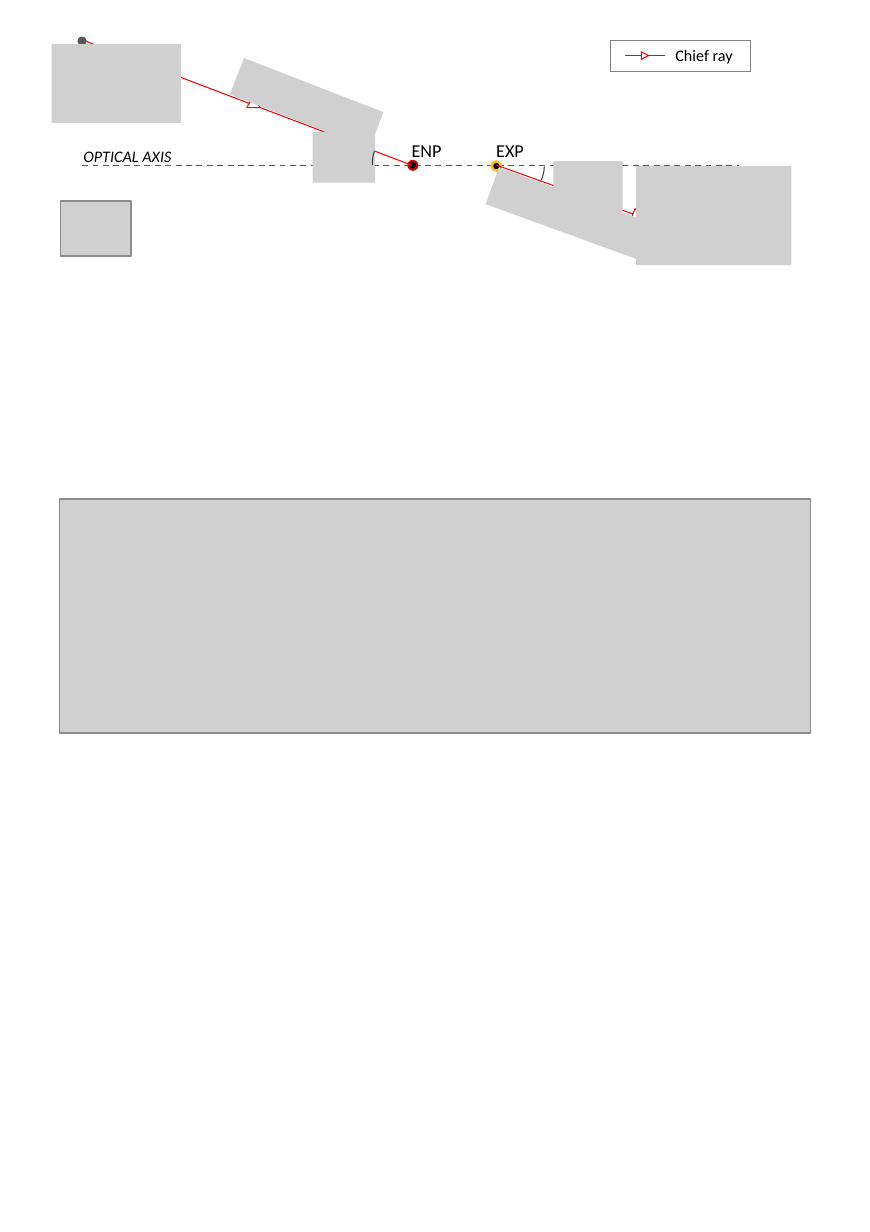
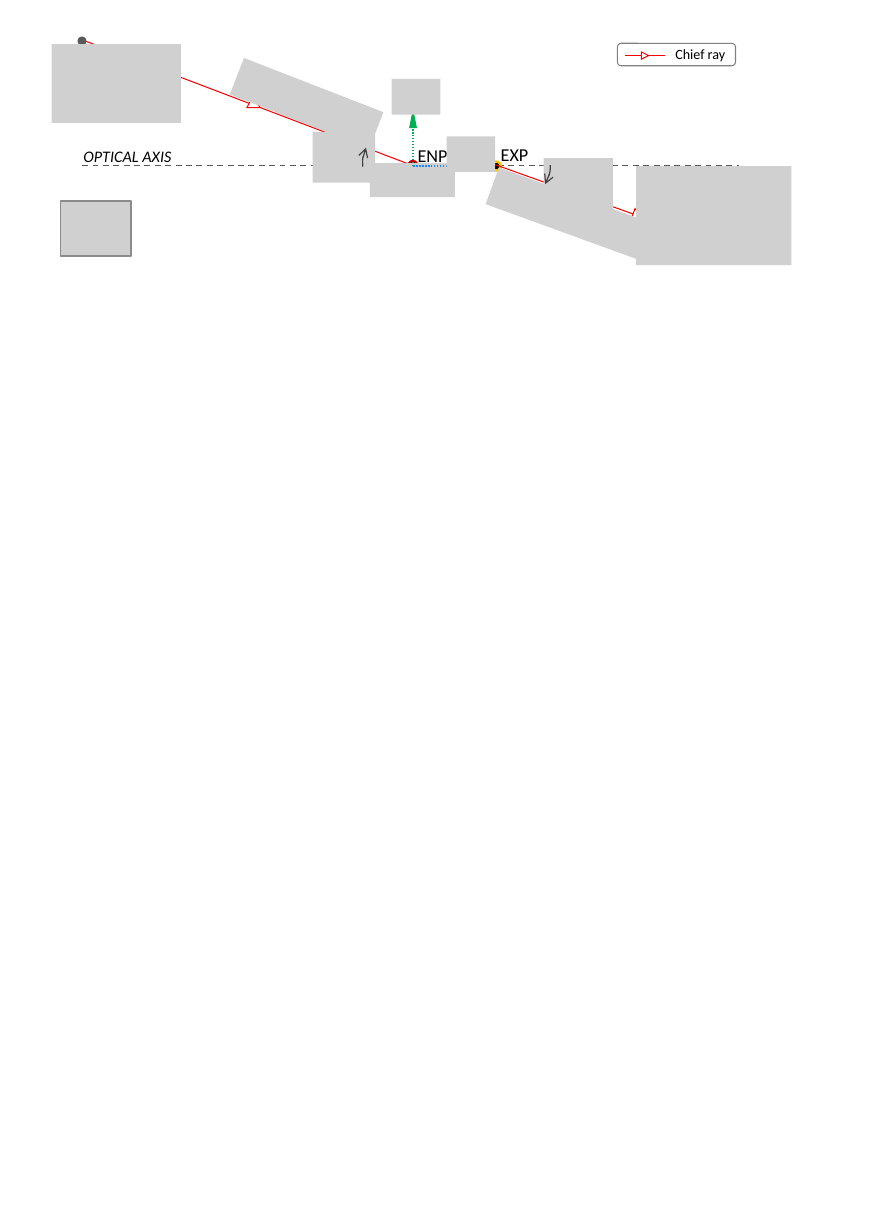
Before and after one commit to indranilsinharoy/phd-artifacts, a slide deck: slide 1 of chapters/chapter03_geometricmodel/figures/figures_PPT.pptx. Drawn at 870x1232 pixels with LibreOffice and Linux fonts; fonts in the diff are those of the drawing; grey boxes stand for pictures. Boxes give left, top, right and bottom in pixels: in the first picture for what was removed or moved away, otherwise in the second. Text is boxed around its words. In the diff, an @@ line names an element or a change of style, - is before the commit and + after.

```diff
--- a/chapters/chapter03_geometricmodel/figures/figures_PPT.pptx
+++ b/chapters/chapter03_geometricmodel/figures/figures_PPT.pptx
@@ rounded rectangle: place and size @@
-rounded rectangle at [610, 41, 751, 71]
+rounded rectangle at [618, 44, 735, 65]
@@ rounded rectangle at [618, 44, 735, 65]: rectangle to rounded rectangle @@
@@ text "Chief ray" at [675, 49, 725, 62]: size 8 to 7 pt @@
@@ group added at [370, 78, 494, 199]: 3 pictures, 2 arrows @@
@@ arc (boxed as its full ellipse) at [362, 128, 434, 199]: outline #404040 0.5 pt to #404040 0.6 pt; proportions changed @@
@@ arc (boxed as its full ellipse): place and size @@
-arc (boxed as its full ellipse) at [373, 128, 444, 199]
+arc (boxed as its full ellipse) at [362, 128, 434, 199]
@@ text "ENP": place and size @@
-text "ENP" at [412, 145, 442, 162]
+text "ENP" at [418, 147, 448, 167]
@@ arc (boxed as its full ellipse): place and size @@
-arc (boxed as its full ellipse) at [473, 130, 544, 202]
+arc (boxed as its full ellipse) at [480, 130, 551, 202]
@@ arc (boxed as its full ellipse) at [480, 130, 551, 202]: outline #404040 0.5 pt to #404040 0.6 pt; proportions changed @@
@@ text "EXP": place and size @@
-text "EXP" at [496, 145, 524, 162]
+text "EXP" at [501, 149, 529, 166]
@@ picture: place and size @@
-picture at [554, 161, 624, 212]
+picture at [544, 158, 613, 209]
@@ picture removed at [59, 499, 811, 732] @@
```
Also in this commit, not shown: 2 other slides changed, 4 other files.
